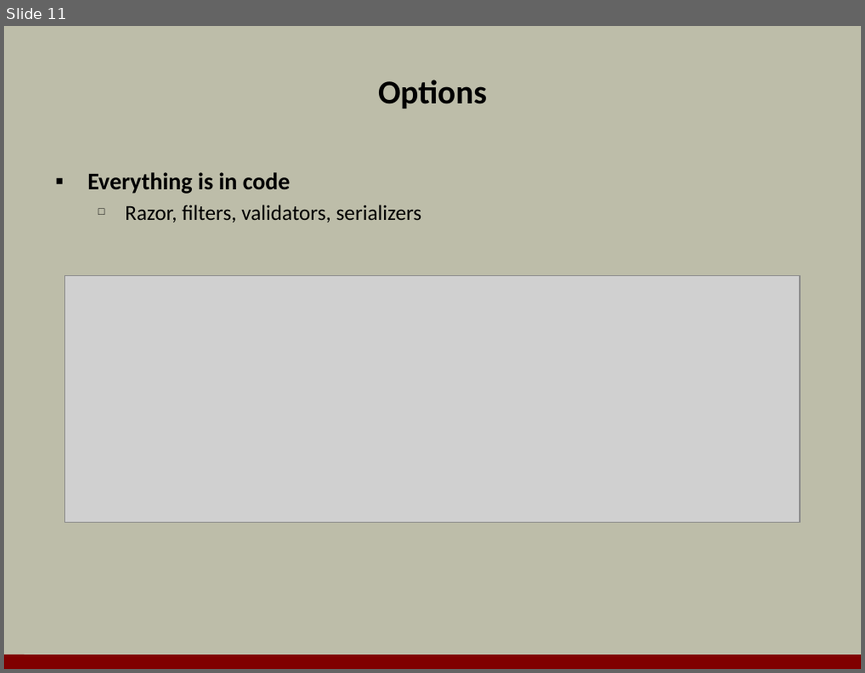
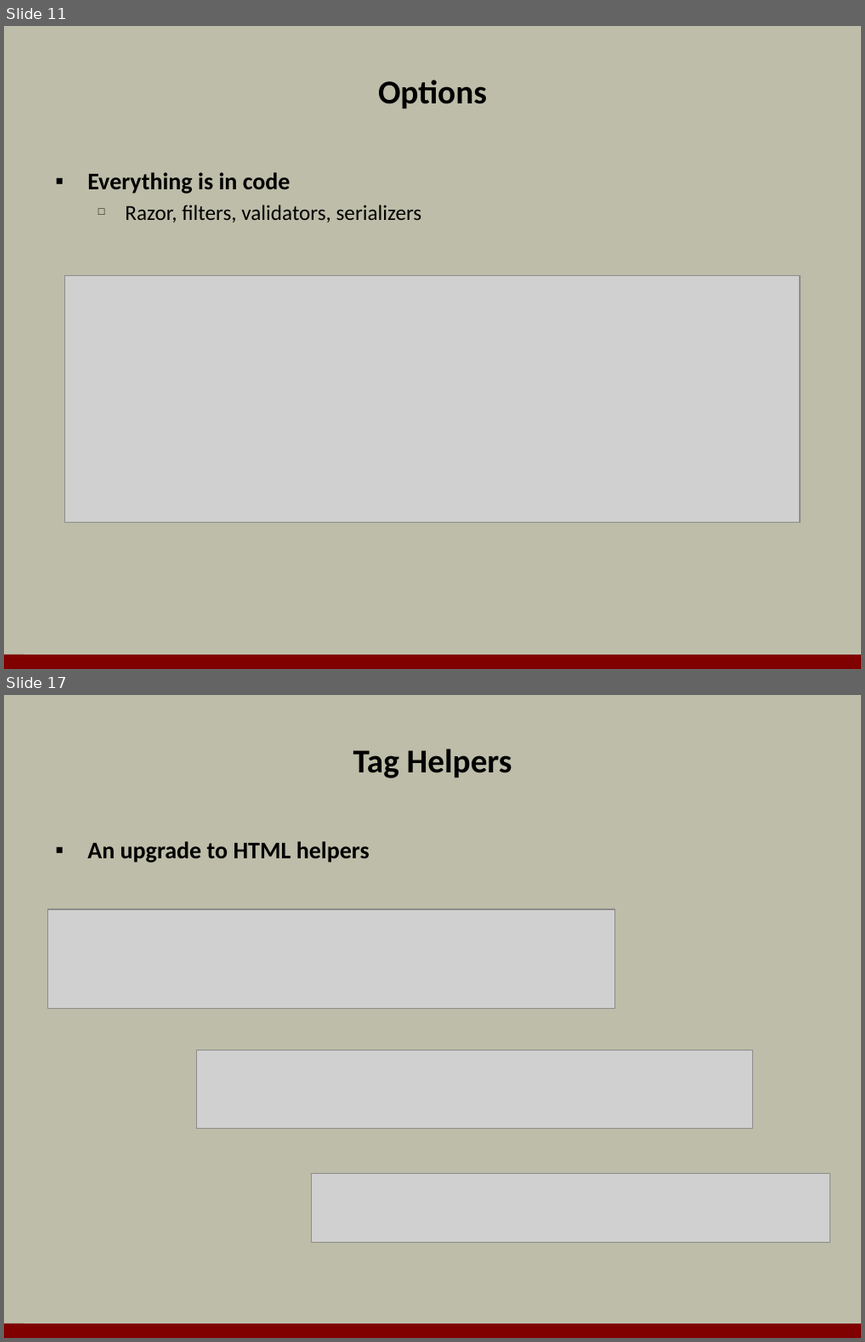
Before and after one commit to OdeToCode/classes, a slide deck: aspnet5/slides/a2_mvc6.pptx. Shown one above the other, each under a label of ours: slide 11 before the commit, slides 11 and 17 after it; the slides between them are not shown. The pictures are 865x673 and 865x1342 pixels, drawn with LibreOffice and Linux fonts; fonts in the diff are those of the drawing; grey boxes stand for pictures; background and template pictures are left out. Boxes give left, top, right and bottom in pixels: in the first picture for what was removed or moved away, otherwise in the second. Text is boxed around its words. In the diff, an @@ line names an element or a change of style, - is before the commit and + after.

```diff
--- a/aspnet5/slides/a2_mvc6.pptx
+++ b/aspnet5/slides/a2_mvc6.pptx
@@ slide 17 added at box(4, 695, 861, 1338), background #BDBDA9; not listed: 1 template element that a slide beside it also shows @@
@@ title added at box(353, 749, 512, 778), 28 pt, text #000000, bold @@
+Tag Helpers
@@ text added at box(87, 841, 370, 862), 20 pt, text #000000, bold @@
+▪ An upgrade to HTML helpers
@@ picture added at box(47, 909, 614, 1009) @@
@@ picture added at box(197, 1049, 753, 1129) @@
@@ picture added at box(311, 1173, 829, 1242) @@
```
Also in this commit, not shown: 2 slides changed, 11 other slides added, 3 slides removed.
